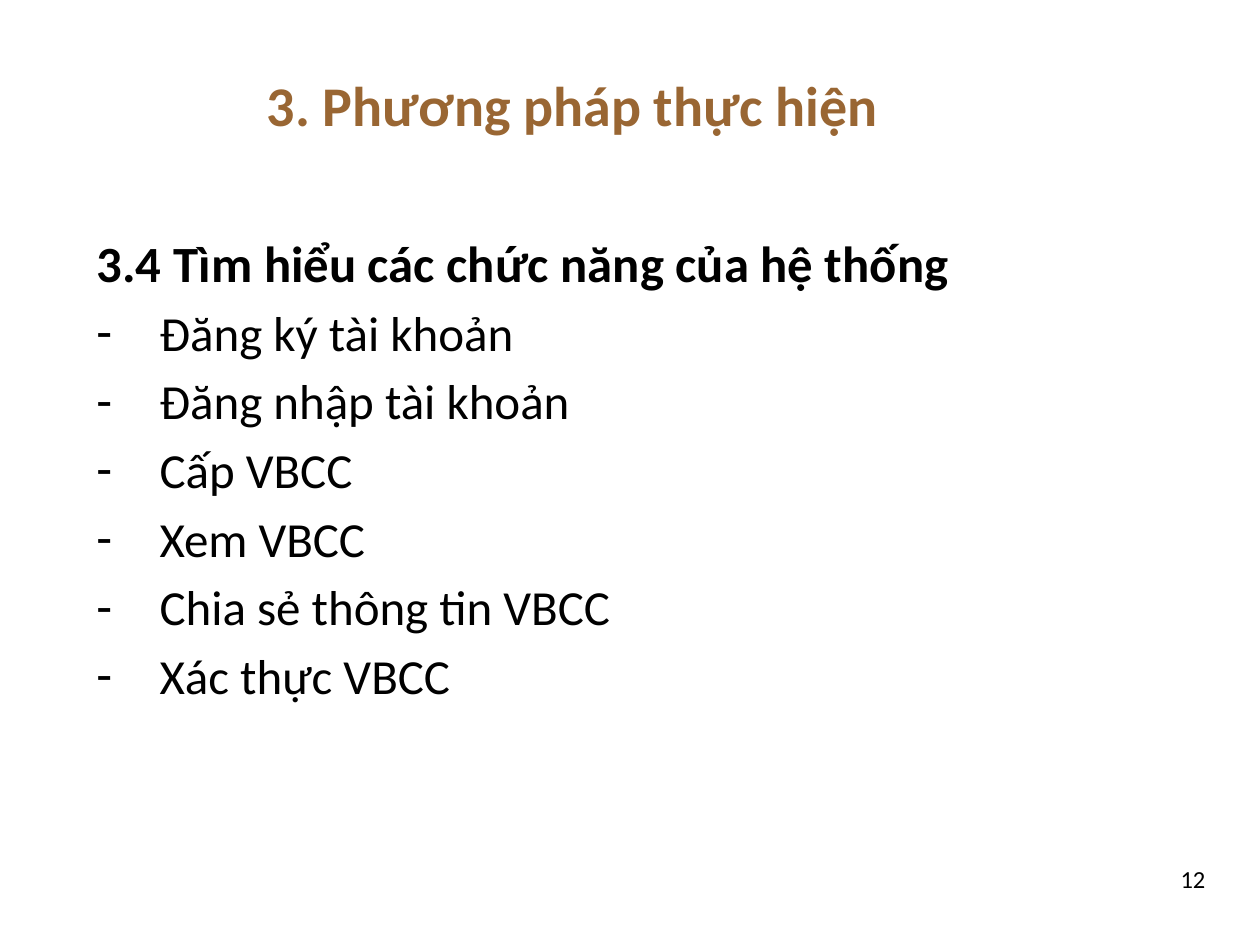
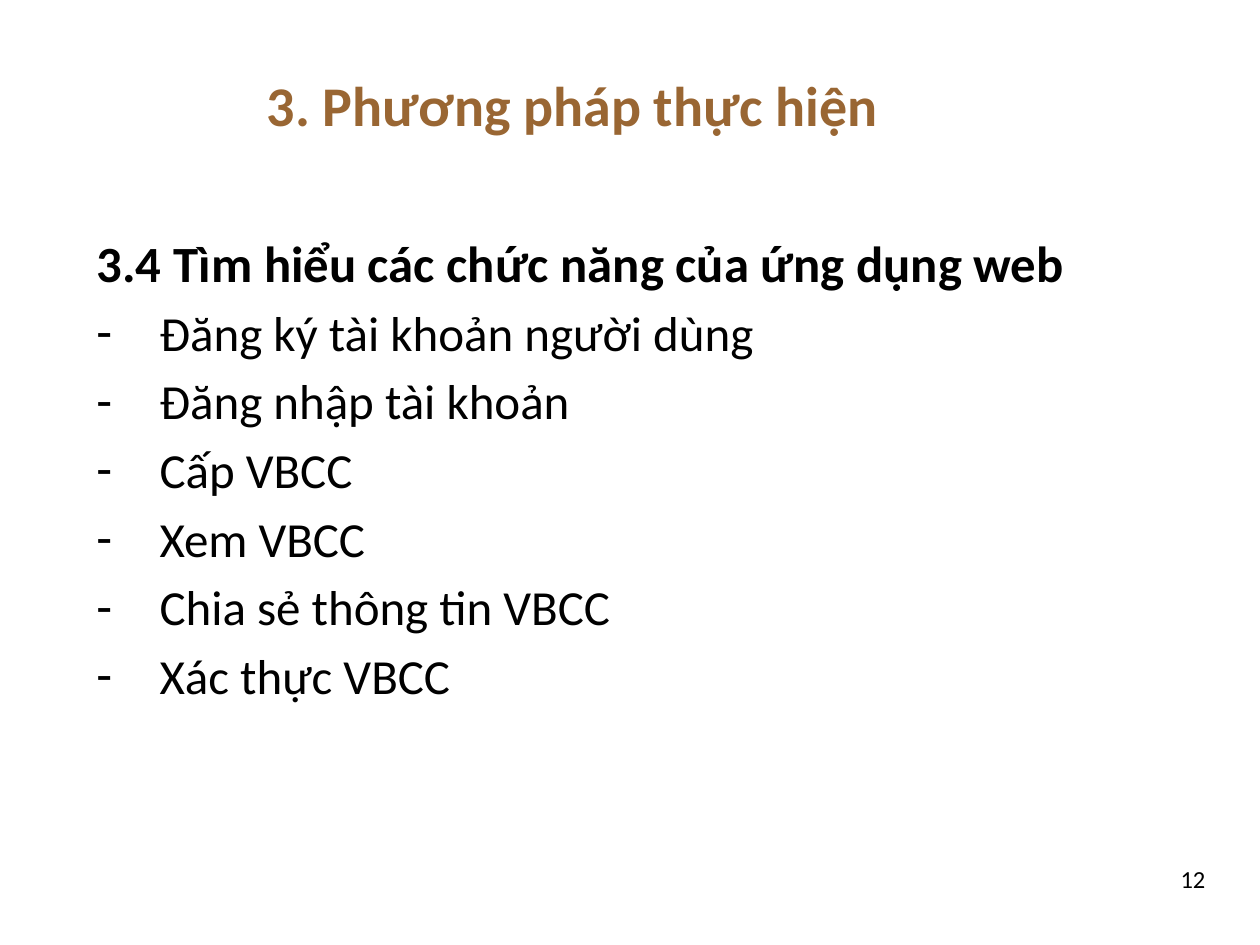
Before and after one commit to dtdungm/blockchain-vbcc, a slide deck: slide 12 of luan_van.pptx. Drawn at 1260x945 pixels with LibreOffice and Linux fonts; fonts in the diff are those of the drawing; background and template pictures are left out. Boxes give left, top, right and bottom in pixels: in the first picture for what was removed or moved away, otherwise in the second. Text is boxed around its words. In the diff, an @@ line names an element or a change of style, - is before the commit and + after.

```diff
--- a/luan_van.pptx
+++ b/luan_van.pptx
@@ text at [97,242,1064,360]: text changed @@
-3.4 Tìm hiểu các chức năng của hệ thống
-– Đăng ký tài khoản
+3.4 Tìm hiểu các chức năng của ứng dụng web
+– Đăng ký tài khoản người dùng
```
Also in this commit, not shown: 4 other slides changed, 1 other file.
